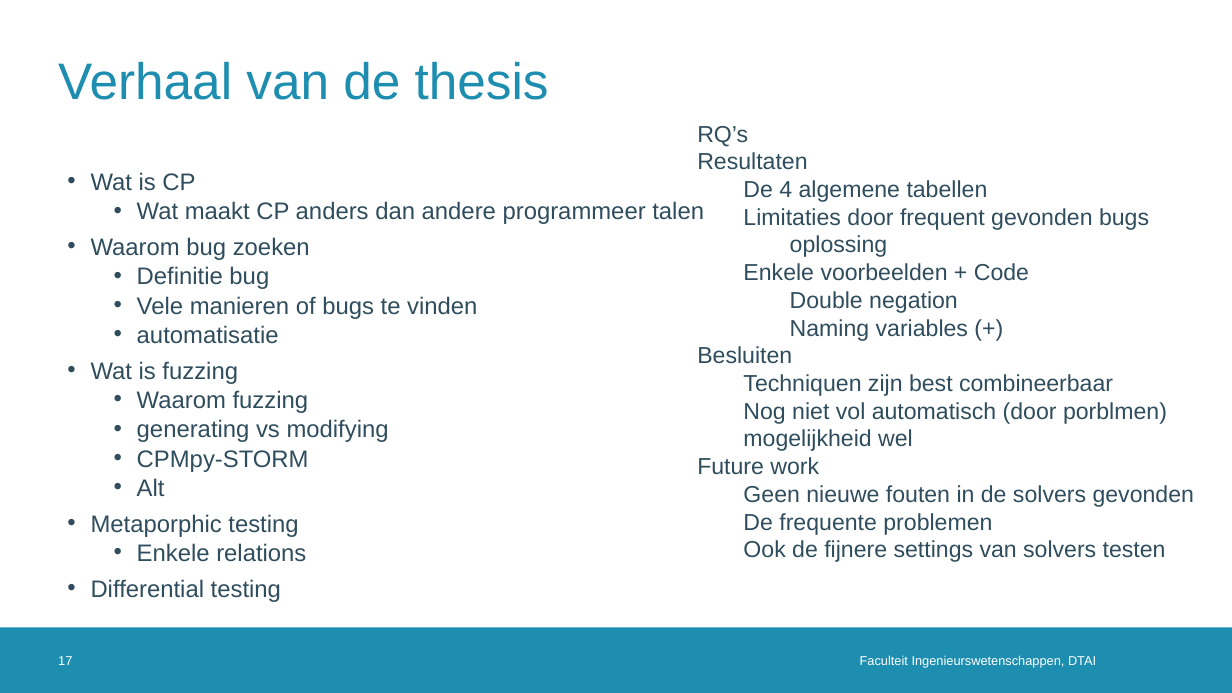
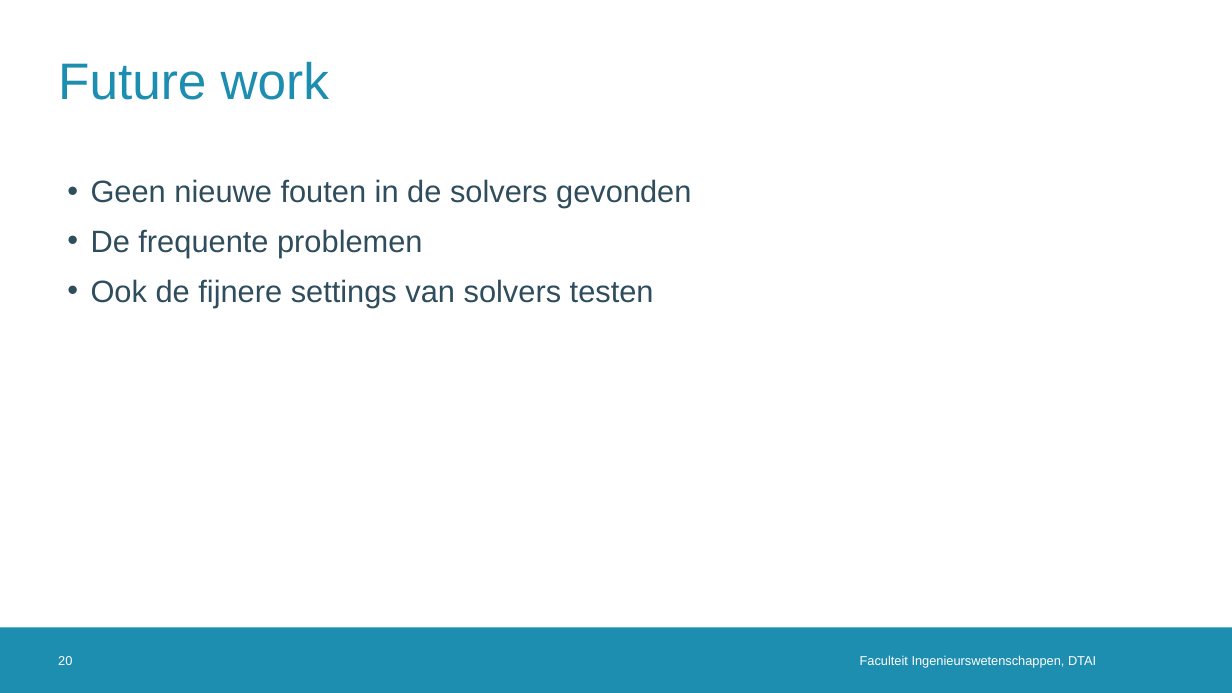
Before and after one commit to rubenkindt/Masterproef-paper-RubenKindt, a slide deck: slide 20 of Milestones/M3 december presentation/M3.pptx (slide 17 before the commit). Drawn at 1232x693 pixels with LibreOffice and Linux fonts; fonts in the diff are those of the drawing; background and template pictures are left out. Boxes give left, top, right and bottom in pixels: in the first picture for what was removed or moved away, otherwise in the second. Text is boxed around its words. In the diff, an @@ line names an element or a change of style, - is before the commit and + after.

```diff
--- a/Milestones/M3 december presentation/M3.pptx
+++ b/Milestones/M3 december presentation/M3.pptx
@@ title at bbox=[58, 61, 329, 100]: text changed @@
-Verhaal van de thesis
+Future work
@@ text removed at bbox=[697, 126, 1194, 562] @@
-RQ’s
-Resultaten
-  De 4 algemene tabellen
-  Limitaties door frequent gevonden bugs
-    oplossing
-  Enkele voorbeelden + Code
-    Double negation
-    Naming variables (+)
-Besluiten
-  Techniquen zijn best combineerbaar
-  Nog niet vol automatisch (door porblmen) mogelijkheid wel
-Future work
-  Geen nieuwe fouten in de solvers gevonden
-  De frequente problemen
-  Ook de fijnere settings van solvers testen
@@ text at bbox=[91, 179, 691, 307]: text changed; size 18.6 to 24 pt @@
-• Wat is CP
-  • Wat maakt CP anders dan andere programmeer talen
-• Waarom bug zoeken
-  • Definitie bug
-  • Vele manieren of bugs te vinden
-  • automatisatie
-• Wat is fuzzing
-  • Waarom fuzzing
-  • generating vs modifying
-  • CPMpy-STORM
-  • Alt
-• Metaporphic testing
-  • Enkele relations
-• Differential testing
+• Geen nieuwe fouten in de solvers gevonden
+• De frequente problemen
+• Ook de fijnere settings van solvers testen
@@ page number at bbox=[58, 656, 72, 665]: text changed @@
-17
+20
```
Also in this commit, not shown: 6 other slides changed, 5 slides added, 3 slides removed, 12 other files.
